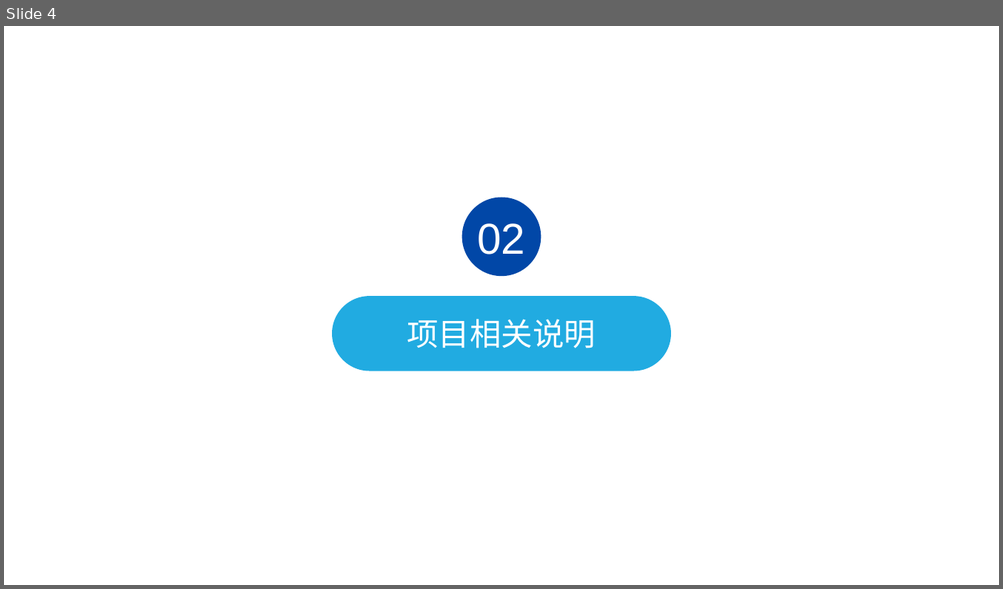
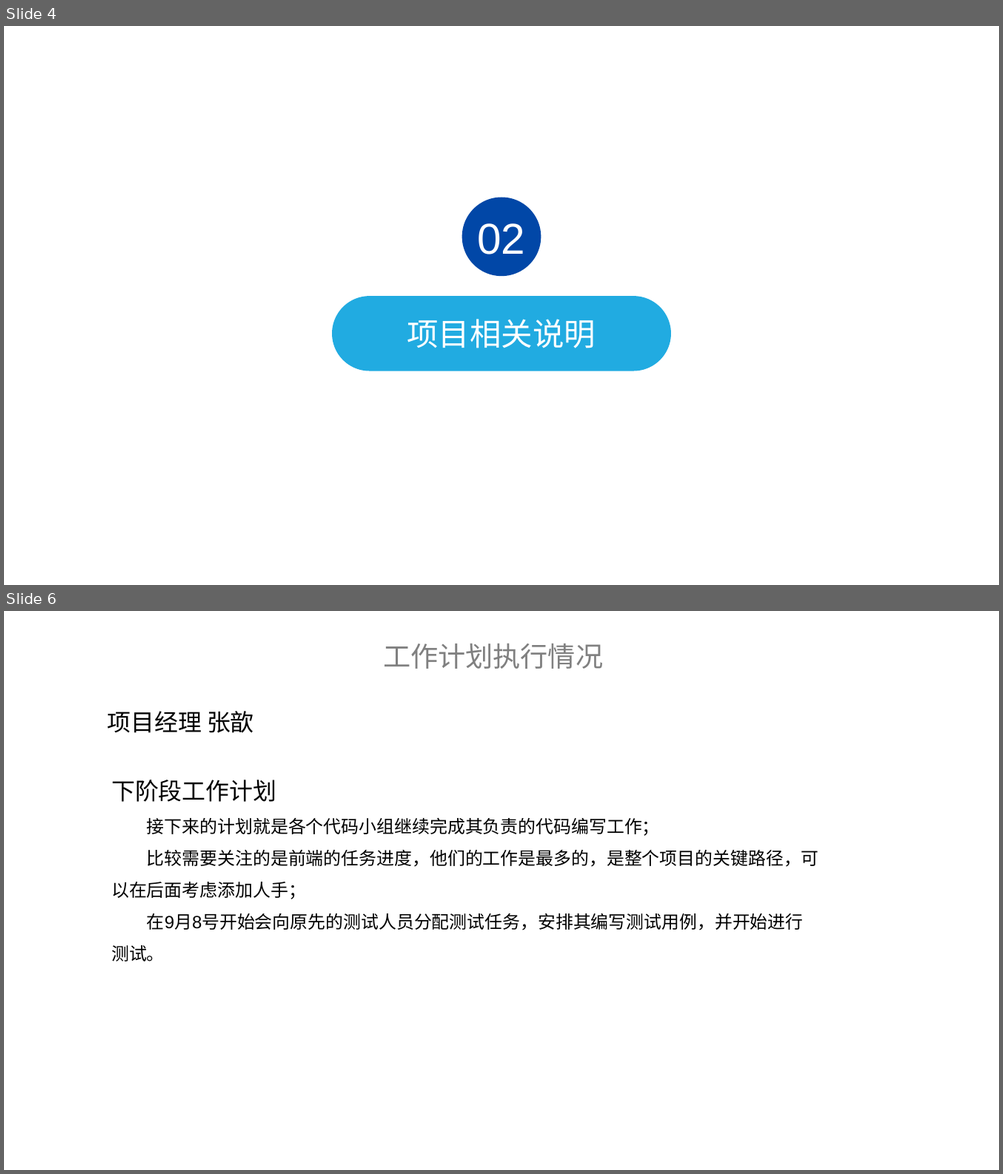
Before and after one commit to BIT-zhangxin/LabWebSystem, a slide deck: document/展示/FishTouchers小组第三次汇报.pptx. Shown one above the other, each under a label of ours: slide 4 before the commit, slides 4 and 6 after it; the slides between them are not shown. The pictures are 1003x589 and 1003x1174 pixels, drawn with LibreOffice and Linux fonts; fonts in the diff are those of the drawing; background and template pictures are left out. Boxes give left, top, right and bottom in pixels: in the first picture for what was removed or moved away, otherwise in the second. Text is boxed around its words. In the diff, an @@ line names an element or a change of style, - is before the commit and + after.

```diff
--- a/document/展示/FishTouchers小组第三次汇报.pptx
+++ b/document/展示/FishTouchers小组第三次汇报.pptx
@@ slide 6 added at <box>4,611,999,1170</box>, background #FFFFFF @@
@@ text added at <box>383,644,603,669</box>, 28 pt, text #808080 @@
+工作计划执行情况
@@ text added at <box>108,711,254,733</box>, 24 pt, text #000000 @@
+项目经理 张歆
@@ text added at <box>111,780,819,962</box>, 18 pt, text #000000 @@
+下阶段工作计划
+接下来的计划就是各个代码小组继续完成其负责的代码编写工作；
+比较需要关注的是前端的任务进度，他们的工作是最多的，是整个项目的关键路径，可以在后面考虑添加人手；
+在9月8号开始会向原先的测试人员分配测试任务，安排其编写测试用例，并开始进行测试。
```
Also in this commit, not shown: 4 slides changed, 8 other slides added, 3 slides removed.
